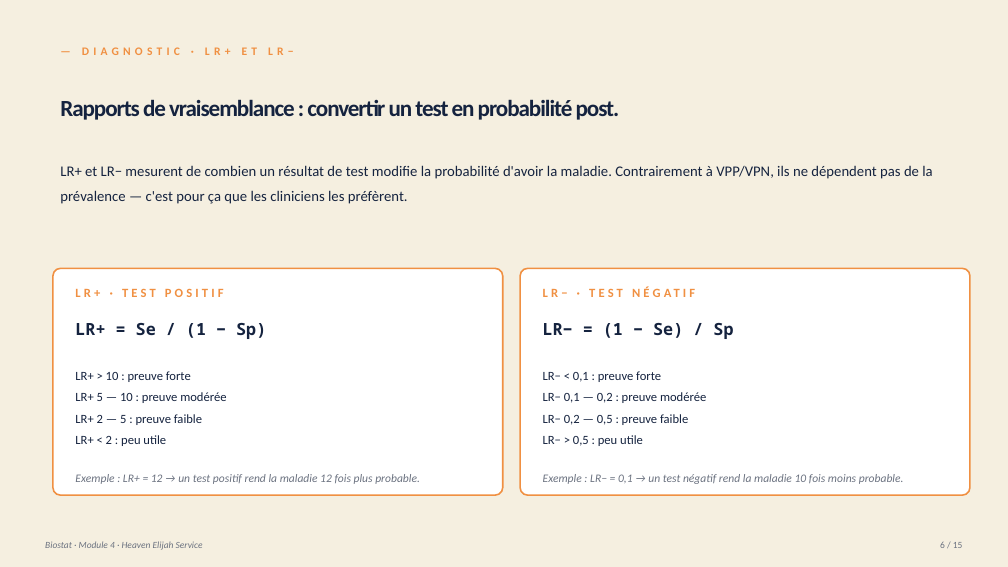
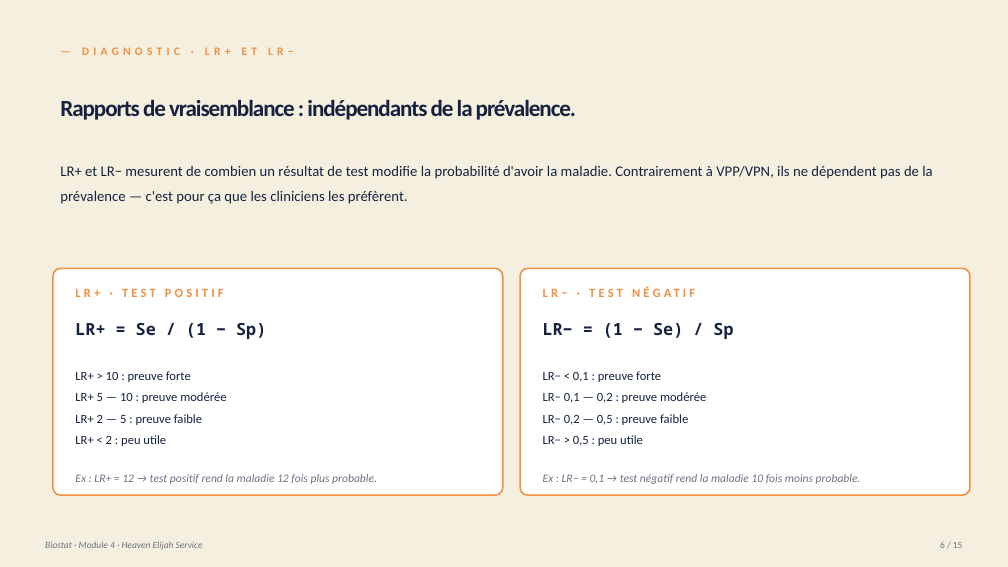
Before and after one commit to heavenelijahservice-tech/heaven-elijah-site, a slide deck: slide 6 of formations/output/biostat-module-4-biomedical.pptx. Drawn at 1008x567 pixels with LibreOffice and Linux fonts; fonts in the diff are those of the drawing. Boxes give left, top, right and bottom in pixels: in the first picture for what was removed or moved away, otherwise in the second. Text is boxed around its words. In the diff, an @@ line names an element or a change of style, - is before the commit and + after.

```diff
--- a/formations/output/biostat-module-4-biomedical.pptx
+++ b/formations/output/biostat-module-4-biomedical.pptx
@@ text at [60, 99, 576, 120]: text changed @@
-Rapports de vraisemblance : convertir un test en probabilité post.
+Rapports de vraisemblance : indépendants de la prévalence.
@@ text at [75, 474, 377, 484]: text changed @@
-Exemple : LR+ = 12 → un test positif rend la maladie 12 fois plus probable.
+Ex : LR+ = 12 → test positif rend la maladie 12 fois plus probable.
@@ text at [543, 474, 861, 484]: text changed @@
-Exemple : LR− = 0,1 → un test négatif rend la maladie 10 fois moins probable.
+Ex : LR− = 0,1 → test négatif rend la maladie 10 fois moins probable.
```
Also in this commit, not shown: 10 other slides changed, 5 other files.
